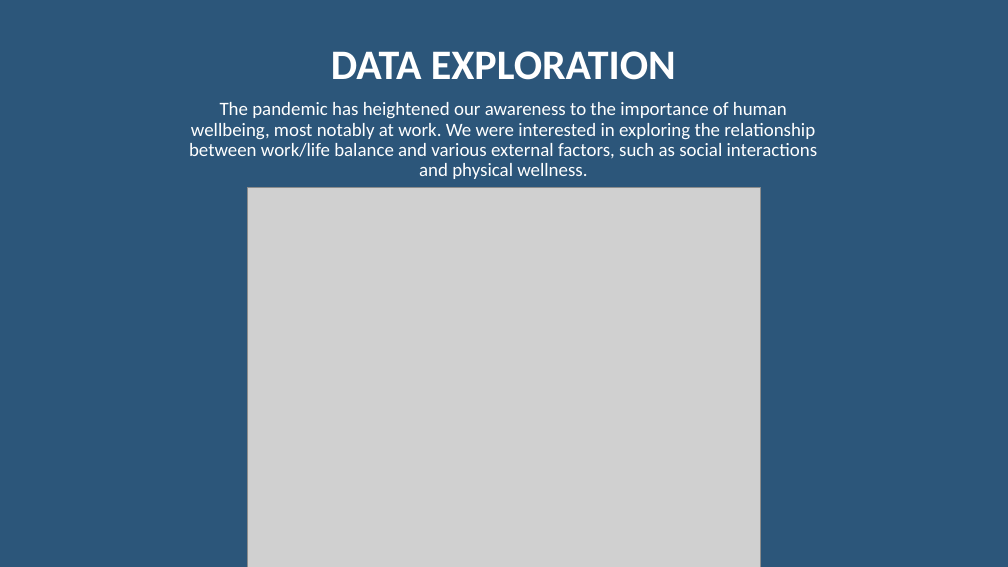
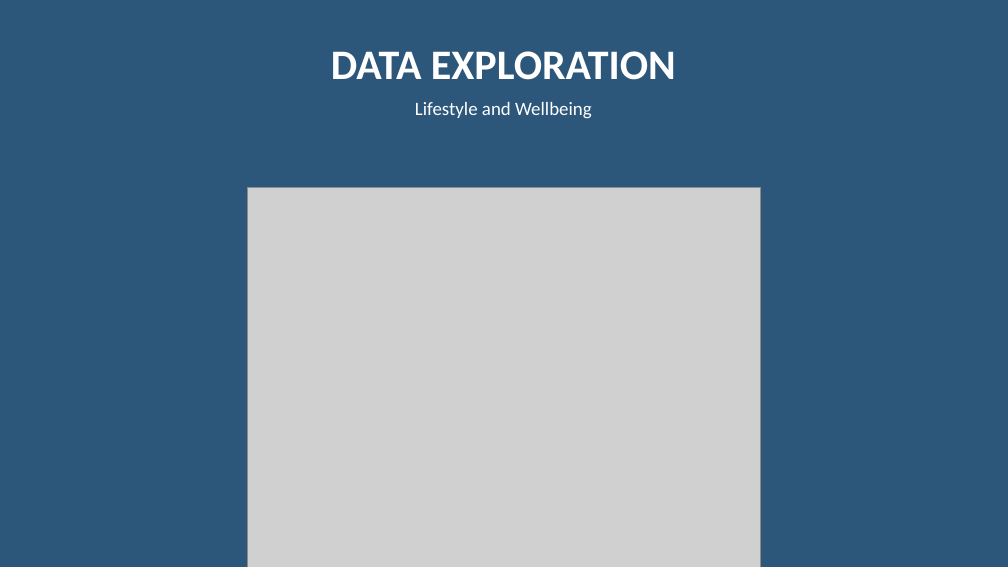
Before and after one commit to crystdang/DABC-final-g5, a slide deck: slide 6 of slide_deck/final-project-presentation.pptx. Drawn at 1008x567 pixels with LibreOffice and Linux fonts; fonts in the diff are those of the drawing; grey boxes stand for pictures; background and template pictures are left out. Boxes give left, top, right and bottom in pixels: in the first picture for what was removed or moved away, otherwise in the second. Text is boxed around its words. In the diff, an @@ line names an element or a change of style, - is before the commit and + after.

```diff
--- a/slide_deck/final-project-presentation.pptx
+++ b/slide_deck/final-project-presentation.pptx
@@ text at [415, 102, 592, 118]: text changed @@
-The pandemic has heightened our awareness to the importance of human wellbeing, most notably at work. We were interested in exploring the relationship between work/life balance and various external factors, such as social interactions and physical wellness.
+Lifestyle and Wellbeing
```
Also in this commit, not shown: 3 other slides changed.
